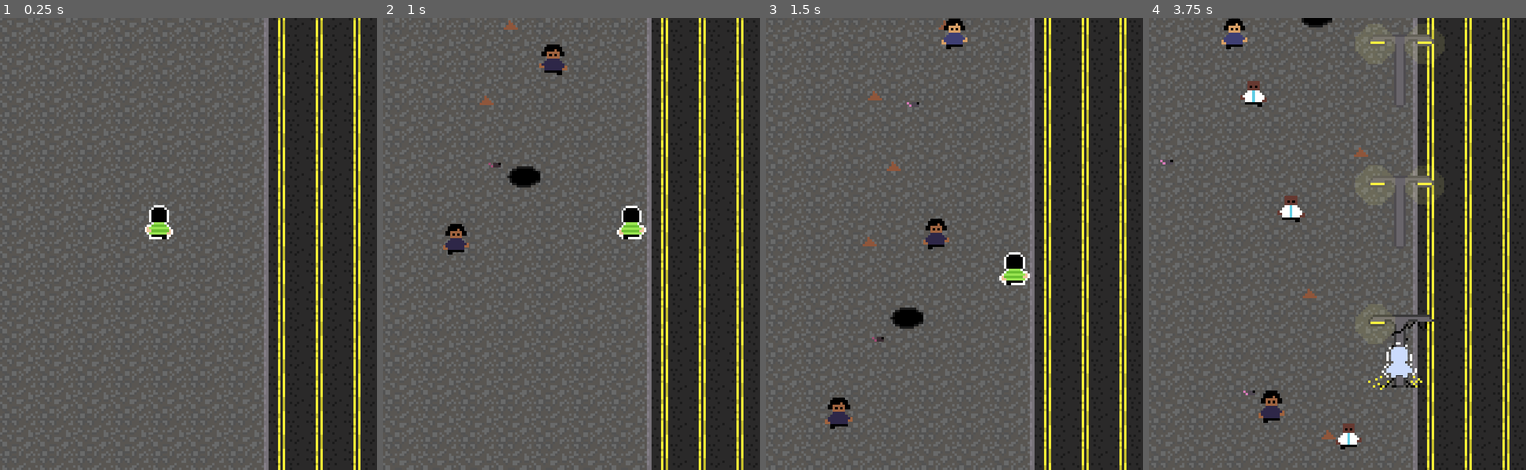
Above: before the commit, frames 1-4 (left to right).
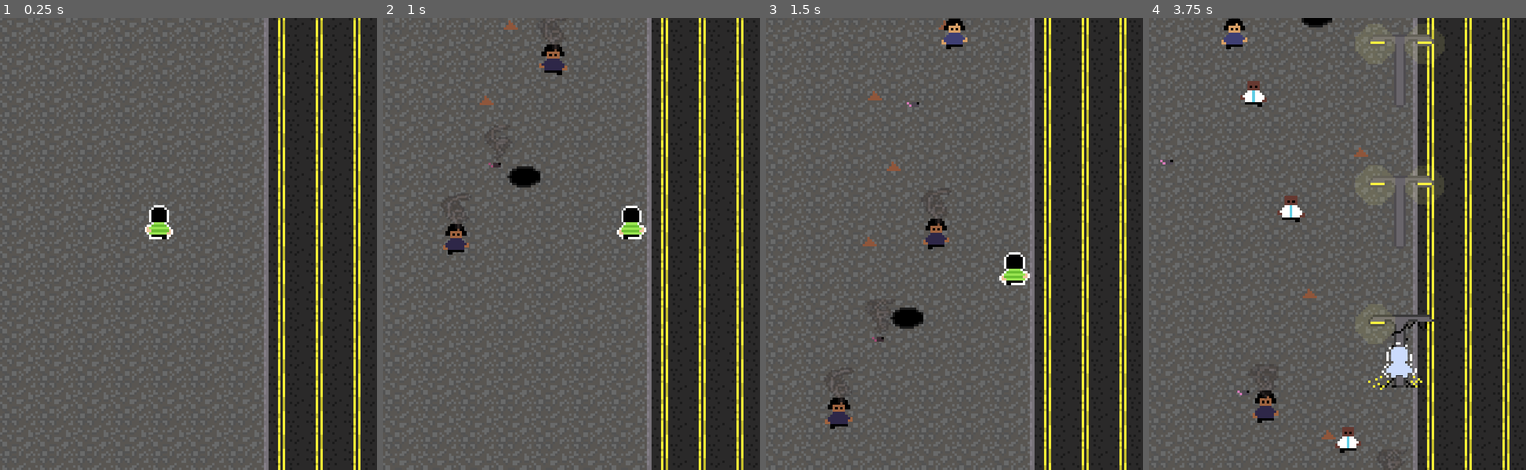
Above: after the commit, the same moments.

Repository: vitrolarium/brazilian-sidewalk
Game: Godot game, scene res://Objects/Scenes/Main.tscn
Same seed, same stepped clock (60 frames per second), same inputs: the game is played once before the commit and once after it.
Inputs:
- Up to frame 1 (0.25 s): no input
- Up to frame 2 (1 s): tap Enter (reset) at 0.5 s; hold D (move_right) from 0.53 s (still down)
- Up to frame 3 (1.5 s): release D (move_right) at 1.28 s; hold S (move_down) from 1.28 s (still down)
- Up to frame 4 (3.75 s): release S (move_down) at 2.03 s; hold D (move_right) 2.03-2.78 s; hold W (move_up) 2.78-3.53 s; hold A (move_left) from 3.53 s (still down)

Frame 1 is identical in both runs. In frame 2, 0.1% of the frame differs, in the area x 15-49%, y 0-48%; in frame 3, 0.2%; in frame 4, 0.6%, in the area x 23-69%, y 76-100%.
Error before the commit: Invalid access to property or key 'position' on a base object of type 'null instance'. (res://Objects/WalkingPeoples/walking-people-base.gd:39)

Commit message:
added stress indicator

Diff:
--- a/Objects/WalkingPeoples/RATU.tscn
+++ b/Objects/WalkingPeoples/RATU.tscn
@@ -1,7 +1,10 @@
-[gd_scene load_steps=6 format=3 uid="uid://bdafpu02omgfw"]
+[gd_scene load_steps=7 format=3 uid="uid://bdafpu02omgfw"]
 
 [ext_resource type="PackedScene" uid="uid://bgmkobkd2mca7" path="res://Objects/WalkingPeoples/walking-people-base.tscn" id="1_2ly5l"]
 [ext_resource type="Texture2D" uid="uid://df3jpjy62coah" path="res://Objects/Props/RATU.png" id="2_4wb3d"]
+
+[sub_resource type="RectangleShape2D" id="RectangleShape2D_umauc"]
+size = Vector2(3, 2)
 
 [sub_resource type="Animation" id="Animation_l5qjb"]
 length = 0.001
@@ -68,10 +71,18 @@
 
 [node name="WalkingPeopleBase" instance=ExtResource("1_2ly5l")]
 
+[node name="CollisionShape" parent="." index="2"]
+position = Vector2(-0.5, -1)
+shape = SubResource("RectangleShape2D_umauc")
+
 [node name="AnimationPlayer" parent="." index="3"]
 libraries = {
 "": SubResource("AnimationLibrary_14ice")
 }
 
 [node name="Sprite" parent="." index="4"]
-scale = Vector2(1.05, 1)
+position = Vector2(0, -8.18808)
+scale = Vector2(1.07798, 1.02351)
+
+[node name="StressedSprite" parent="." index="5"]
+position = Vector2(0, -10)
--- a/Objects/WalkingPeoples/walking-people-base.gd
+++ b/Objects/WalkingPeoples/walking-people-base.gd
@@ -17,6 +17,7 @@
 	_enabled = true
 	$AnimationPlayer.speed_scale = NORMAL_SPEED_SCALE if not is_stressed else STRESSED_SPEED_SCALE
 	modulate = NORMAL_COLOR if not is_stressed else STRESSED_COLOR
+	$StressedSprite.visible = is_stressed
 	$AnimationPlayer.play("walking")
 
 func deactivate():
--- a/Objects/WalkingPeoples/walking-people-base.tscn
+++ b/Objects/WalkingPeoples/walking-people-base.tscn
@@ -1,6 +1,7 @@
-[gd_scene load_steps=7 format=3 uid="uid://bgmkobkd2mca7"]
+[gd_scene load_steps=14 format=3 uid="uid://bgmkobkd2mca7"]
 
 [ext_resource type="Script" path="res://Objects/WalkingPeoples/walking-people-base.gd" id="1_opduh"]
+[ext_resource type="Texture2D" uid="uid://bsmalg1h8oq0y" path="res://Objects/WalkingPeoples/stressed_indicator.png" id="2_xf3x1"]
 
 [sub_resource type="RectangleShape2D" id="RectangleShape2D_akb23"]
 size = Vector2(8, 1)
@@ -71,11 +72,56 @@
 "walking": SubResource("Animation_agtqm")
 }
 
+[sub_resource type="AtlasTexture" id="AtlasTexture_u2c27"]
+atlas = ExtResource("2_xf3x1")
+region = Rect2(0, 0, 16, 16)
+
+[sub_resource type="AtlasTexture" id="AtlasTexture_qgtx8"]
+atlas = ExtResource("2_xf3x1")
+region = Rect2(16, 0, 16, 16)
+
+[sub_resource type="AtlasTexture" id="AtlasTexture_hrj05"]
+atlas = ExtResource("2_xf3x1")
+region = Rect2(16, 16, 16, 16)
+
+[sub_resource type="AtlasTexture" id="AtlasTexture_iqdyr"]
+atlas = ExtResource("2_xf3x1")
+region = Rect2(0, 16, 16, 16)
+
+[sub_resource type="AtlasTexture" id="AtlasTexture_58b0m"]
+atlas = ExtResource("2_xf3x1")
+region = Rect2(32, 0, 16, 16)
+
+[sub_resource type="SpriteFrames" id="SpriteFrames_yv8ma"]
+animations = [{
+"frames": [{
+"duration": 1.0,
+"texture": SubResource("AtlasTexture_u2c27")
+}, {
+"duration": 1.0,
+"texture": SubResource("AtlasTexture_qgtx8")
+}, {
+"duration": 1.0,
+"texture": SubResource("AtlasTexture_hrj05")
+}, {
+"duration": 1.0,
+"texture": SubResource("AtlasTexture_iqdyr")
+}, {
+"duration": 1.0,
+"texture": SubResource("AtlasTexture_58b0m")
+}],
+"loop": true,
+"name": &"default",
+"speed": 9.0
+}]
+
 [node name="WalkingPeopleBase" type="CharacterBody2D"]
 collision_layer = 4
 script = ExtResource("1_opduh")
 
 [node name="VisibilityNotifier" type="VisibleOnScreenNotifier2D" parent="."]
+position = Vector2(0, -9)
+scale = Vector2(1, 1.9)
 
 [node name="ObjectDetection" type="ShapeCast2D" parent="."]
 position = Vector2(0.5, 0)
@@ -96,4 +142,12 @@
 [node name="Sprite" type="Sprite2D" parent="."]
 position = Vector2(0, -8)
 
+[node name="StressedSprite" type="AnimatedSprite2D" parent="."]
+visible = false
+modulate = Color(1, 1, 1, 0.376471)
+position = Vector2(1, -18)
+sprite_frames = SubResource("SpriteFrames_yv8ma")
+autoplay = "default"
+frame_progress = 0.0223878
+
 [connection signal="screen_exited" from="VisibilityNotifier" to="." method="_leave_screen"]
Binary file added: Objects/WalkingPeoples/stressed_indicator.png
Not shown, added: Objects/WalkingPeoples/stressed_indicator.png.import
